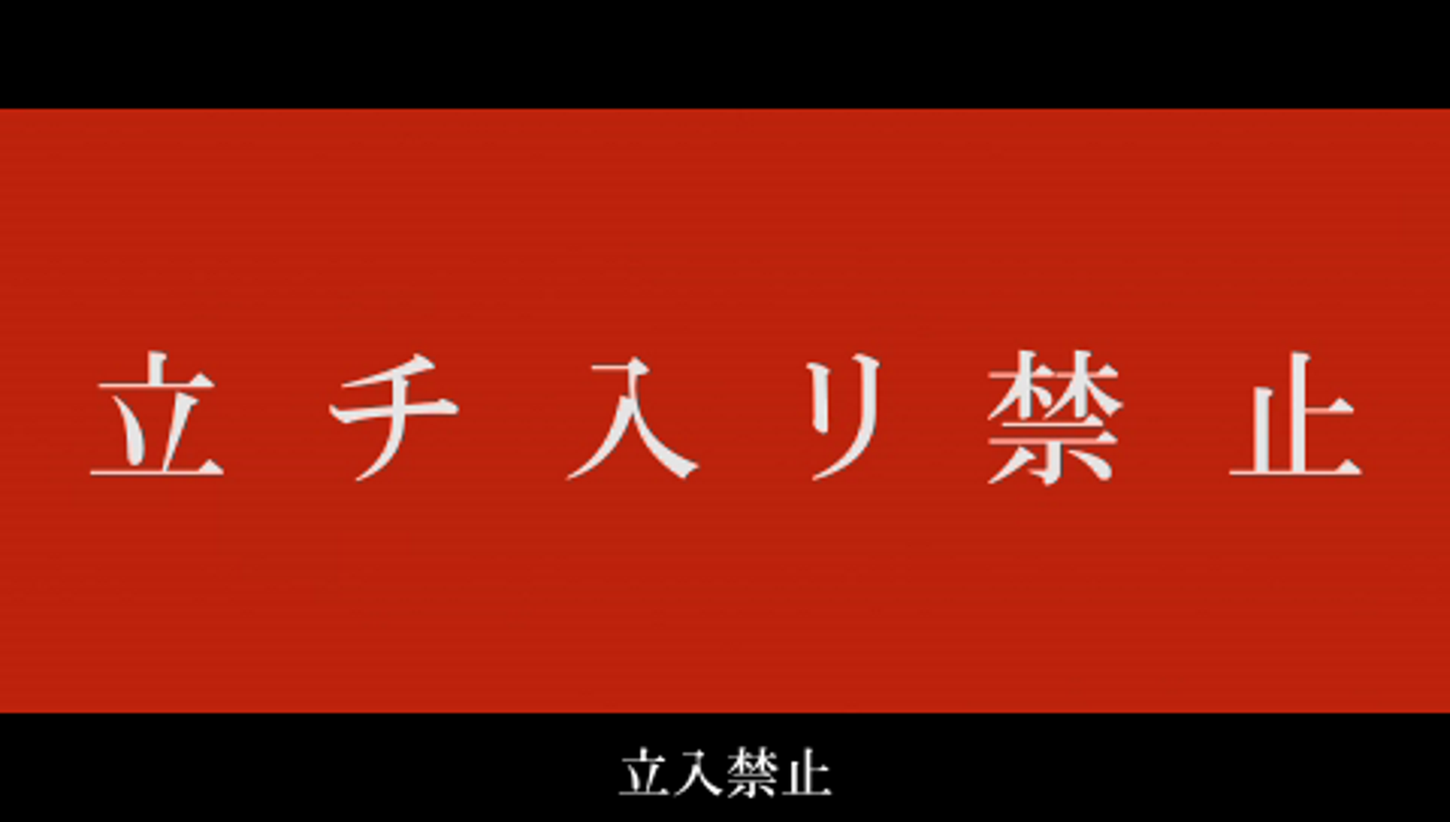
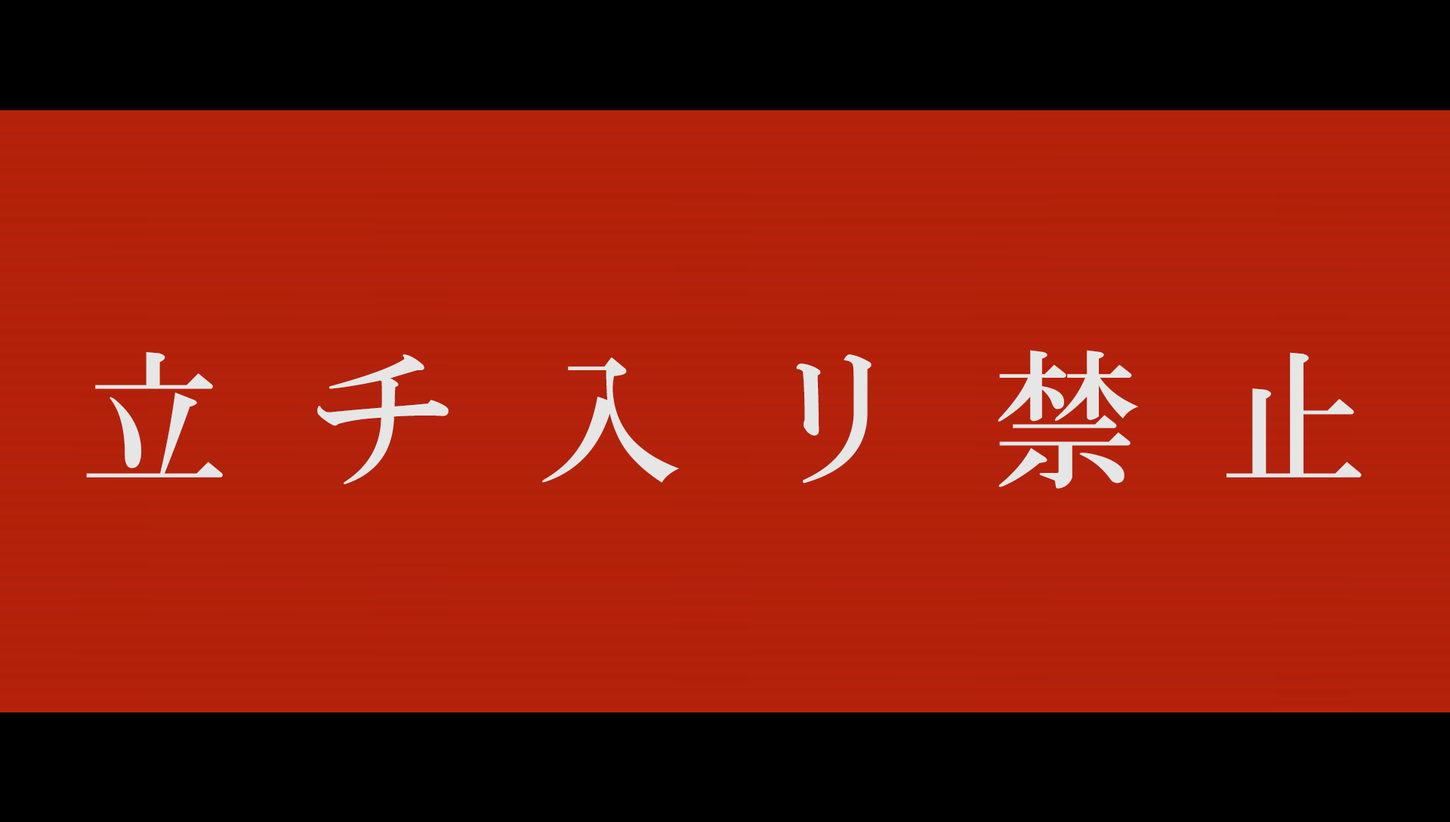
Two versions of the same layered image (1450 x 822). Layer-by-layer changes:
added layer "立チ入リ禁止" above "Layer 2" over 86, 349, 1362, 489
showed "Layer 2" over 0, 107, 1450, 799
